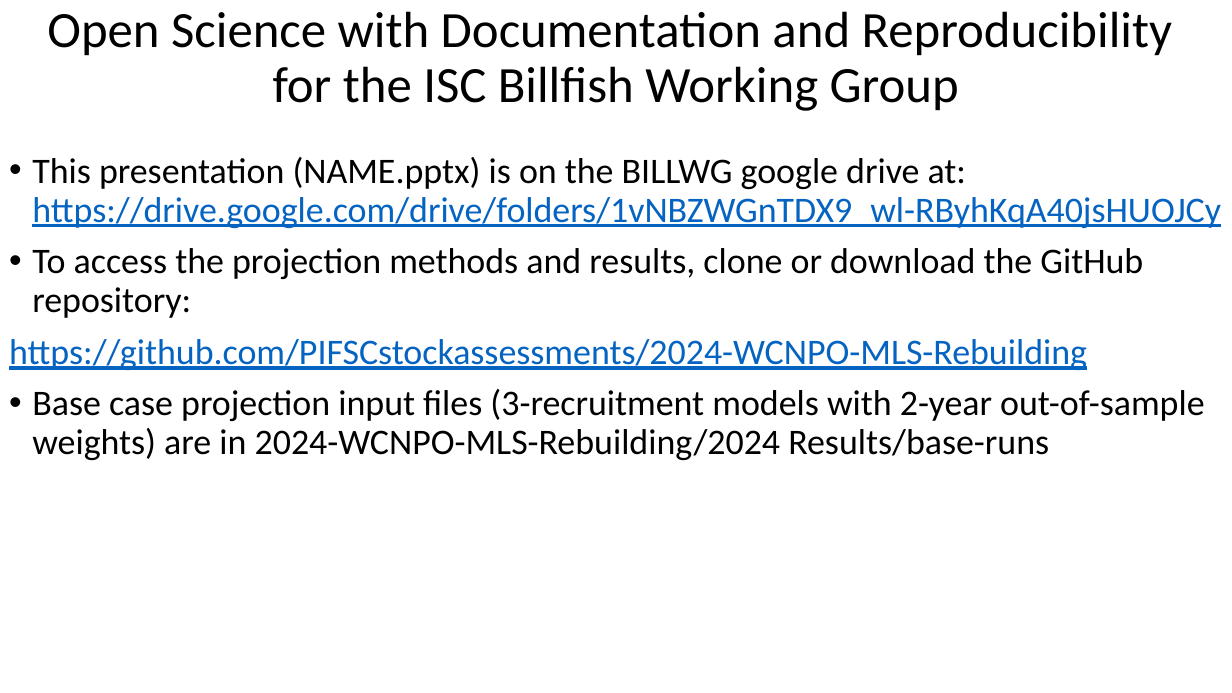
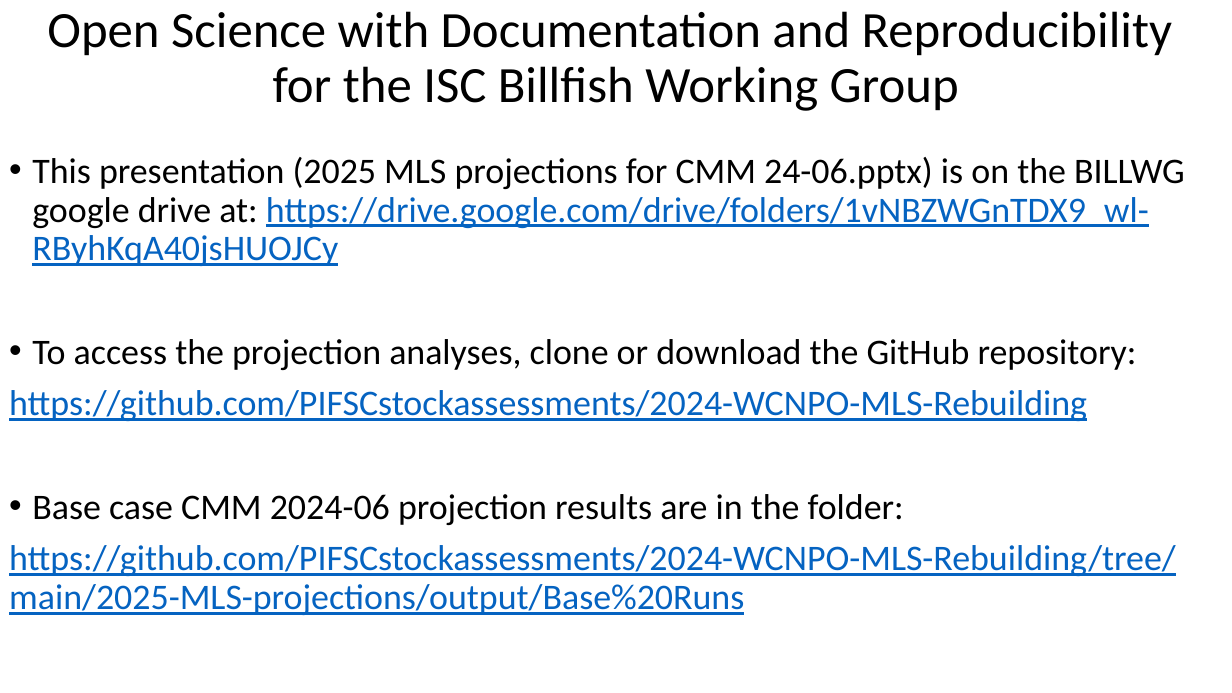
Before and after one commit to PIFSCstockassessments/2024-WCNPO-MLS-Rebuilding, a slide deck: slide 2 of 2025-MLS-projections/2025 MLS projections for CMM 24-06.pptx. Drawn at 1232x693 pixels with LibreOffice and Linux fonts; fonts in the diff are those of the drawing. Boxes give left, top, right and bottom in pixels: in the first picture for what was removed or moved away, otherwise in the second. Text is boxed around its words. In the diff, an @@ line names an element or a change of style, - is before the commit and + after.

```diff
--- a/2025-MLS-projections/2025 MLS projections for CMM 24-06.pptx
+++ b/2025-MLS-projections/2025 MLS projections for CMM 24-06.pptx
@@ text at bbox=[32, 157, 1185, 370]: text changed @@
-• This presentation (NAME.pptx) is on the BILLWG google drive at: https://drive.google.com/drive/folders/1vNBZWGnTDX9_wl-RByhKqA40jsHUOJCy
-• To access the projection methods and results, clone or download the GitHub repository:
+• This presentation (2025 MLS projections for CMM 24-06.pptx) is on the BILLWG google drive at: https://drive.google.com/drive/folders/1vNBZWGnTDX9_wl-RByhKqA40jsHUOJCy
+• To access the projection analyses, clone or download the GitHub repository:
@@ text at bbox=[9, 494, 1176, 615]: text changed; text colour #000000 to #0563C1 @@
-• Base case projection input files (3-recruitment models with 2-year out-of-sample weights) are in 2024-WCNPO-MLS-Rebuilding/2024 Results/base-runs
+• Base case CMM 2024-06 projection results are in the folder:
+https://github.com/PIFSCstockassessments/2024-WCNPO-MLS-Rebuilding/tree/main/2025-MLS-projections/output/Base%20Runs
```
Also in this commit, not shown: 10 other slides changed, 13 slides added, 4 slides removed, 16 other files.
